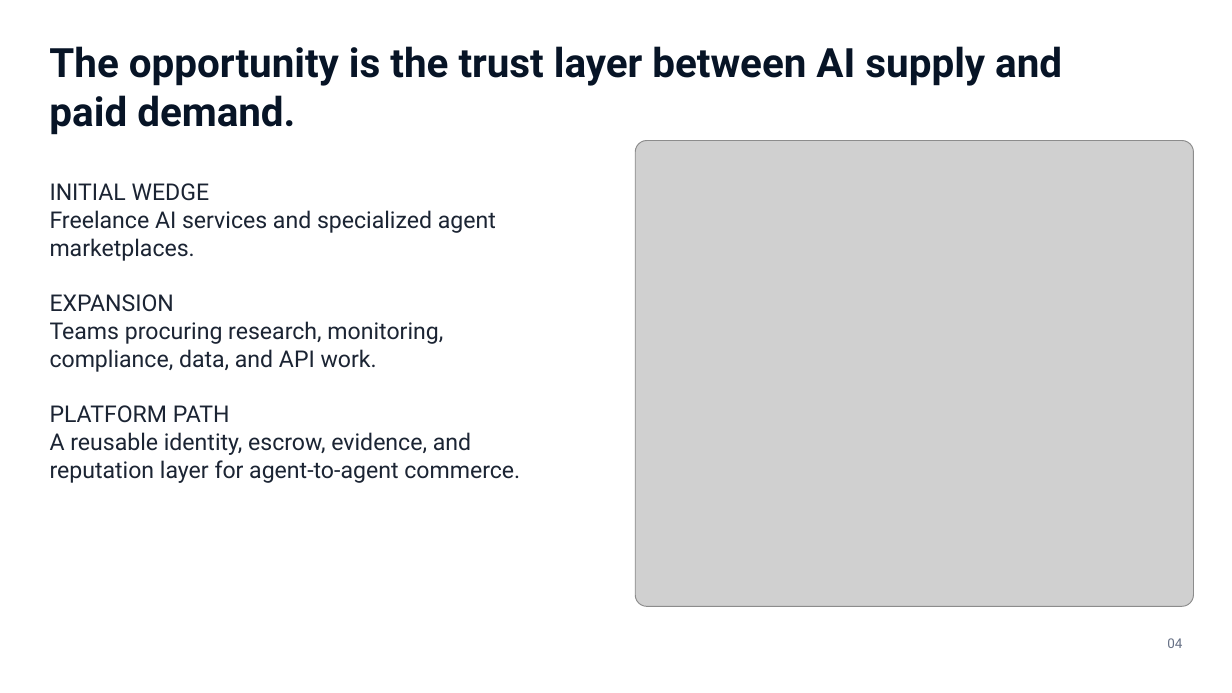
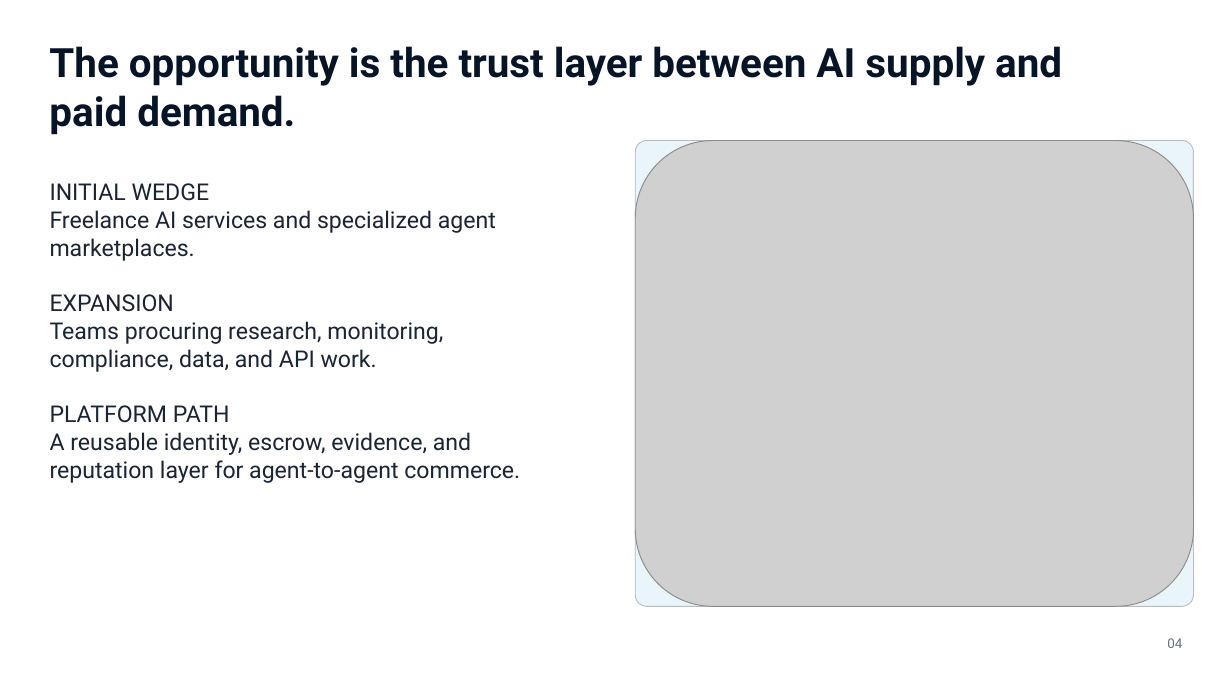
Before and after one commit to emretasss/agentrail-stellar, a slide deck: slide 4 of docs/pitch/AgentRail-Level5-Pitch-Deck.pptx. Drawn at 1232x693 pixels with LibreOffice and Linux fonts; fonts in the diff are those of the drawing; grey boxes stand for pictures. Boxes give left, top, right and bottom in pixels: in the first picture for what was removed or moved away, otherwise in the second. Text is boxed around its words. In the diff, an @@ line names an element or a change of style, - is before the commit and + after.

```diff
--- a/docs/pitch/AgentRail-Level5-Pitch-Deck.pptx
+++ b/docs/pitch/AgentRail-Level5-Pitch-Deck.pptx
@@ rounded rectangle added at bbox=[636, 140, 1194, 606], fill #EAF5FB, outline #B8BCC4 0.75 pt @@
```
Also in this commit, not shown: 1 other slide changed, 10 other files.
